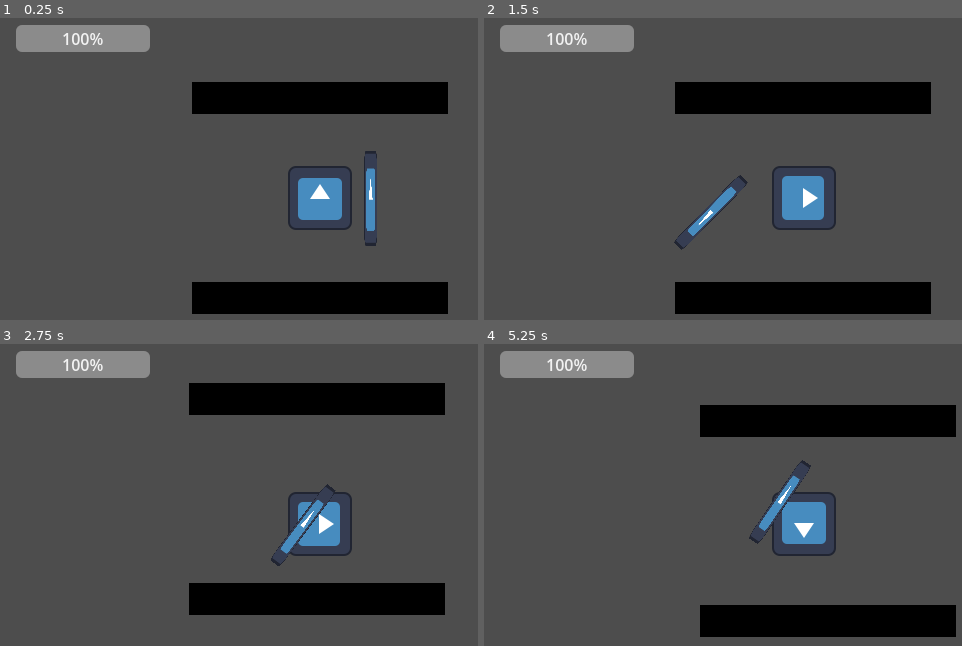
Above: before the commit, frames 1-4 (two rows, left to right).
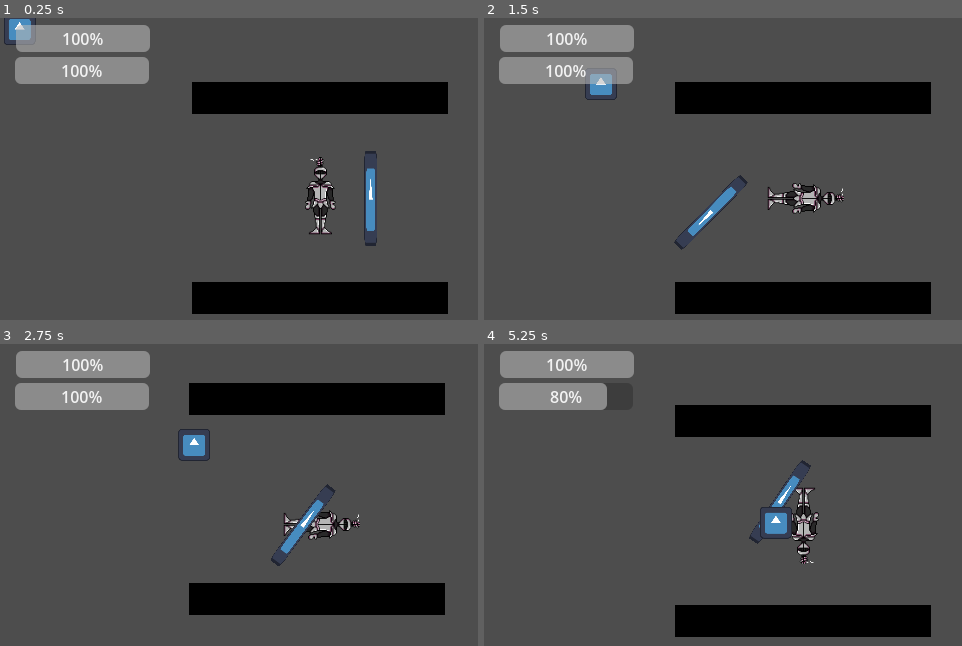
Above: after the commit, the same moments.

Repository: HackUMBC-2026/MainRepo
Game: Godot game, scene res://main.tscn
Same seed, same stepped clock (60 frames per second), same inputs: the game is played once before the commit and once after it. The engine's default icon, where the game draws it, is replaced by a stand-in: a white triangle on a blue panel in a dark square.
Inputs (mouse positions are in pixels of both pictures, inside the frame that each line leads up to):
- Up to frame 1 (0.25 s): no input
- Up to frame 2 (1.5 s): move the mouse to (942, 181) at 0.52 s; press the mouse at (942, 181) at 0.53 s; hold D (move_right) 0.53-1.28 s; move the mouse to (675, 217) at 1.27 s; release the mouse at (675, 217) at 1.28 s; hold S (move_down) from 1.28 s (still down); click (675, 217) at 1.35 s
- Up to frame 3 (2.75 s): move the mouse to (382, 443) at 2.02 s; release S (move_down) at 2.03 s; press the mouse at (382, 443) at 2.03 s; hold D (move_right) from 2.03 s (still down); tap Space (dash) at 2.1 s
- Up to frame 4 (5.25 s): move the mouse to (770, 594) at 2.77 s; release D (move_right) at 2.78 s; release the mouse at (770, 594) at 2.78 s; hold W (move_up) 2.78-3.53 s; tap Shift (sprint) at 2.85 s; click (770, 594) at 3.05 s; move the mouse to (outside the picture) at 3.52 s; press the mouse at (outside the picture) at 3.53 s; hold A (move_left) 3.53-5.03 s; tap 2 (sword_center) at 3.6 s; move the mouse to (613, 470) at 4.27 s; release the mouse at (613, 470) at 4.28 s; tap 4 (sword_flip) at 4.35 s; click (613, 470) at 4.55 s; move the mouse to (837, 525) at 5.02 s; press the mouse at (837, 525) at 5.03 s; hold S (move_down) from 5.03 s (still down)

The runs differ from the first frame. In frame 1, 4.7% of the frame differs, in the area x 0-74%, y 0-72%; in frame 2, 4.5%; in frame 3, 4.3%; in frame 4, 6.2%, in the area x 3-99%, y 12-98%.

Commit message:
Some bs abt enemies

Diff:
--- /dev/null
+++ b/enemies/basic_enemy_(character_body_2d).gd
@@ -0,0 +1,45 @@
+extends CharacterBody2D
+class_name Enemy
+
+@export var target: Player
+@export var move_speed: float = 90.0
+@export var max_health: float = 3.0
+@export var stop_distance: float = 24.0
+@export var contact_damage: float = 10.0
+@export var attack_interval: float = 0.8
+
+@onready var attack_range: Area2D = $AttackRange
+
+var attack_cooldown_left: float = 0.0
+var health: float
+
+
+func _ready() -> void:
+	health = max_health
+
+
+func _physics_process(delta: float) -> void:
+	if not is_instance_valid(target):
+		velocity = Vector2.ZERO
+		return
+
+	var toward_player := target.global_position - global_position
+
+	if toward_player.length() > stop_distance:
+		velocity = toward_player.normalized() * move_speed
+	else:
+		velocity = Vector2.ZERO
+
+	move_and_slide()
+	attack_cooldown_left = maxf(attack_cooldown_left - delta, 0.0)
+
+	if attack_cooldown_left <= 0.0 and attack_range.overlaps_body(target):
+		target.take_damage(contact_damage)
+		attack_cooldown_left = attack_interval
+
+
+func take_damage(amount: float) -> void:
+	health = maxf(health - amount, 0.0)
+
+	if health <= 0.0:
+		queue_free()
--- /dev/null
+++ b/enemies/basic_enemy_(character_body_2d).tscn
@@ -0,0 +1,25 @@
+[gd_scene format=3 uid="uid://bofmu1do1uvdi"]
+
+[ext_resource type="Script" uid="uid://bx5njm3n12blu" path="res://enemies/basic_enemy_(character_body_2d).gd" id="1_bpqs8"]
+[ext_resource type="Texture2D" uid="uid://crh8wkmq7wrhx" path="res://icon.svg" id="2_ksyfw"]
+
+[sub_resource type="RectangleShape2D" id="RectangleShape2D_rkocr"]
+size = Vector2(32, 32)
+
+[sub_resource type="CircleShape2D" id="CircleShape2D_ksyfw"]
+radius = 42.58
+
+[node name="Basic Enemy (CharacterBody2D)" type="CharacterBody2D" unique_id=1618300885]
+script = ExtResource("1_bpqs8")
+
+[node name="Sprite2D" type="Sprite2D" parent="." unique_id=725411597]
+scale = Vector2(0.25, 0.25)
+texture = ExtResource("2_ksyfw")
+
+[node name="CollisionShape2D" type="CollisionShape2D" parent="." unique_id=1303614143]
+shape = SubResource("RectangleShape2D_rkocr")
+
+[node name="AttackRange" type="Area2D" parent="." unique_id=1743783504]
+
+[node name="CollisionShape2D" type="CollisionShape2D" parent="AttackRange" unique_id=1722644223]
+shape = SubResource("CircleShape2D_ksyfw")
--- a/main.tscn
+++ b/main.tscn
@@ -3,6 +3,8 @@
 [ext_resource type="PackedScene" uid="uid://bjfq3e644vrvt" path="res://player_(character_body_2d).tscn" id="1_ig7tw"]
 [ext_resource type="PackedScene" uid="uid://bq3wy2602nigk" path="res://levels/basic_wall.tscn" id="2_0xm2m"]
 [ext_resource type="Script" uid="uid://dfs3wj51iwun" path="res://player/stamina_bar_(progress_bar).gd" id="3_h2yge"]
+[ext_resource type="PackedScene" uid="uid://bofmu1do1uvdi" path="res://enemies/basic_enemy_(character_body_2d).tscn" id="4_1bvp3"]
+[ext_resource type="Script" uid="uid://dowwp2dvl2tys" path="res://player/health_bar_(progress_bar).gd" id="4_lquwl"]
 
 [node name="Main" type="Node2D" unique_id=1017274531]
 
@@ -25,3 +27,15 @@
 max_value = 240.0
 script = ExtResource("3_h2yge")
 player = NodePath("../../Player (CharacterBody2D)")
+
+[node name="HealthBar (ProgressBar)" type="ProgressBar" parent="HUD (CanvasLayer)" unique_id=1726513055 node_paths=PackedStringArray("player")]
+offset_left = 15.0
+offset_top = 39.0
+offset_right = 149.0
+offset_bottom = 66.0
+max_value = 240.0
+script = ExtResource("4_lquwl")
+player = NodePath("../../Player (CharacterBody2D)")
+
+[node name="Basic Enemy (CharacterBody2D)" parent="." unique_id=1618300885 node_paths=PackedStringArray("target") instance=ExtResource("4_1bvp3")]
+target = NodePath("../Player (CharacterBody2D)")
--- /dev/null
+++ b/player/health_bar_(progress_bar).gd
@@ -0,0 +1,9 @@
+extends ProgressBar
+
+@export var player: Player
+
+
+func _process(_delta: float) -> void:
+	if is_instance_valid(player):
+		max_value = player.max_health
+		value = player.health
--- a/player/player_(character_body_2d).gd
+++ b/player/player_(character_body_2d).gd
@@ -43,6 +43,32 @@
 var _dash_cooldown_left: float = 0.0
 var _base_sprite_scale: Vector2
 
+@export var invincibility_duration: float = 0.6
+
+var invincibility_left: float = 0.0
+
+
+func _process(delta: float) -> void:
+	if invincibility_left > 0.0:
+		invincibility_left = maxf(invincibility_left - delta, 0.0)
+
+		if invincibility_left <= 0.0:
+			is_invincible = false
+
+
+func take_damage(amount: float) -> void:
+	if is_invincible or health <= 0.0:
+		return
+
+	health = maxf(health - amount, 0.0)
+
+	if health <= 0.0:
+		velocity = Vector2.ZERO
+		set_physics_process(false)
+		return
+
+	is_invincible = true
+	invincibility_left = invincibility_duration
 
 func _ready() -> void:
 	_base_sprite_scale = sprite.scale
--- a/player/sword_(sprite_2d).gd
+++ b/player/sword_(sprite_2d).gd
@@ -51,6 +51,19 @@
 @export_group("General")
 @export var attack_cooldown: float = 0.10
 
+@export_group("Damage")
+@export var swipe_damage: float = 1.0
+@export var thrust_damage: float = 2.0
+@export var heavy_damage: float = 3.0
+@export var heavy_impact_radius: float = 20.0
+
+@onready var blade_hitbox: Area2D = $BladeHitbox
+@onready var hilt_hitbox: Area2D = $HiltHitbox
+
+var damaged_this_window: Dictionary = {}
+var pending_heavy_hit: bool = false
+var pending_heavy_position: Vector2 = Vector2.ZERO
+
 var selected_position := SwordPosition.RIGHT
 var hilt_first: bool = false
 var is_attacking: bool = false
@@ -107,6 +120,23 @@
 	if is_instance_valid(camera):
 		camera_rest_offset = camera.offset
 
+func _physics_process(_delta: float) -> void:
+	if is_striking:
+		var hitbox := hilt_hitbox if hilt_first else blade_hitbox
+		var damage := (
+			thrust_damage
+			if attack_type == AttackType.CENTER
+			else swipe_damage
+		)
+
+		for body in hitbox.get_overlapping_bodies():
+			if body is Enemy and not damaged_this_window.has(body):
+				damaged_this_window[body] = true
+				body.take_damage(damage)
+
+	if pending_heavy_hit:
+		pending_heavy_hit = false
+		damage_heavy_impact()
 
 func _process(delta: float) -> void:
 	elapsed_time += delta
@@ -502,17 +532,35 @@
 		return
 
 	is_striking = value
-
+	if value:
+		damaged_this_window.clear()
 	if value:
 		attack_window_started.emit(hilt_first)
 	else:
 		attack_window_ended.emit()
 
+func damage_heavy_impact() -> void:
+	var circle := CircleShape2D.new()
+	circle.radius = heavy_impact_radius
+
+	var query := PhysicsShapeQueryParameters2D.new()
+	query.shape = circle
+	query.transform = Transform2D(0.0, pending_heavy_position)
+	query.exclude = [player.get_rid()]
+
+	for result in get_world_2d().direct_space_state.intersect_shape(query):
+		var body = result["collider"]
+
+		if body is Enemy:
+			if body.global_position.distance_to(player.global_position) <= heavy_range:
+				body.take_damage(heavy_damage)
 
 func trigger_heavy_impact() -> void:
 	var impact_position := player.to_global(
 		aim_direction * tip_target_distance
 	)
+	pending_heavy_position = impact_position
+	pending_heavy_hit = true
 	heavy_impact.emit(impact_position, charge)
 
 	if charge < 0.999:
--- a/player_(character_body_2d).tscn
+++ b/player_(character_body_2d).tscn
@@ -2,18 +2,26 @@
 
 [ext_resource type="Script" uid="uid://ccrmwflrew4pv" path="res://player/player_(character_body_2d).gd" id="1_duqy3"]
 [ext_resource type="Texture2D" uid="uid://crh8wkmq7wrhx" path="res://icon.svg" id="2_k6qw6"]
+[ext_resource type="Texture2D" uid="uid://jn616p5i62nu" path="res://assets/FrontFeatherJoan.png" id="2_rkocr"]
 [ext_resource type="Script" uid="uid://d1ciqepfgtprf" path="res://player/sword_(sprite_2d).gd" id="3_k6qw6"]
 
 [sub_resource type="CircleShape2D" id="CircleShape2D_7imt7"]
 radius = 12.0
+
+[sub_resource type="RectangleShape2D" id="RectangleShape2D_7imt7"]
+size = Vector2(130, 105.12129)
+
+[sub_resource type="RectangleShape2D" id="RectangleShape2D_ofk3a"]
+size = Vector2(139.99995, 23.477085)
 
 [node name="Player (CharacterBody2D)" type="CharacterBody2D" unique_id=894568230]
 motion_mode = 1
 script = ExtResource("1_duqy3")
 
 [node name="Sprite2D" type="Sprite2D" parent="." unique_id=2123167774]
-scale = Vector2(0.5, 0.5)
-texture = ExtResource("2_k6qw6")
+position = Vector2(1.9073486e-06, 0)
+scale = Vector2(0.859375, 0.84375)
+texture = ExtResource("2_rkocr")
 
 [node name="CollisionShape2D" type="CollisionShape2D" parent="." unique_id=998772204]
 shape = SubResource("CircleShape2D_7imt7")
@@ -28,4 +36,19 @@
 script = ExtResource("3_k6qw6")
 player_sprite = NodePath("../../Sprite2D")
 
+[node name="BladeHitbox" type="Area2D" parent="Sword Anchor (Node2D)/Sword (Sprite2D)" unique_id=55666316]
+
+[node name="CollisionShape2D" type="CollisionShape2D" parent="Sword Anchor (Node2D)/Sword (Sprite2D)/BladeHitbox" unique_id=972544737]
+position = Vector2(-5, -12.129387)
+scale = Vector2(1, 1.0000002)
+shape = SubResource("RectangleShape2D_7imt7")
+
+[node name="HiltHitbox" type="Area2D" parent="Sword Anchor (Node2D)/Sword (Sprite2D)" unique_id=1239554637]
+position = Vector2(0, 49.865234)
+
+[node name="CollisionShape2D" type="CollisionShape2D" parent="Sword Anchor (Node2D)/Sword (Sprite2D)/HiltHitbox" unique_id=1819918002]
+position = Vector2(0, 4.0431213)
+scale = Vector2(1, 1.0000005)
+shape = SubResource("RectangleShape2D_ofk3a")
+
 [node name="Camera2D" type="Camera2D" parent="." unique_id=661474674]
Binary file added: FrontFeatherJoan.png
Not shown, added: FrontFeatherJoan.png.import
Binary file added: assets/FrontFeatherJoan.png
Not shown, added: assets/FrontFeatherJoan.png.import
Not shown, added: enemies/basic_enemy_(character_body_2d).gd.uid
Not shown, added: player/health_bar_(progress_bar).gd.uid
